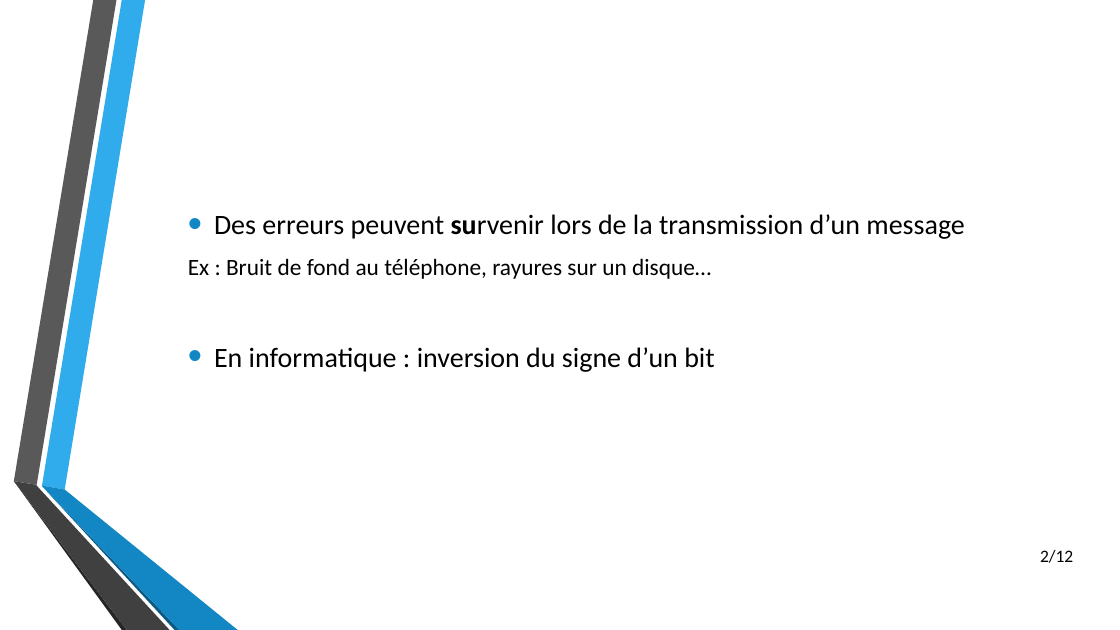
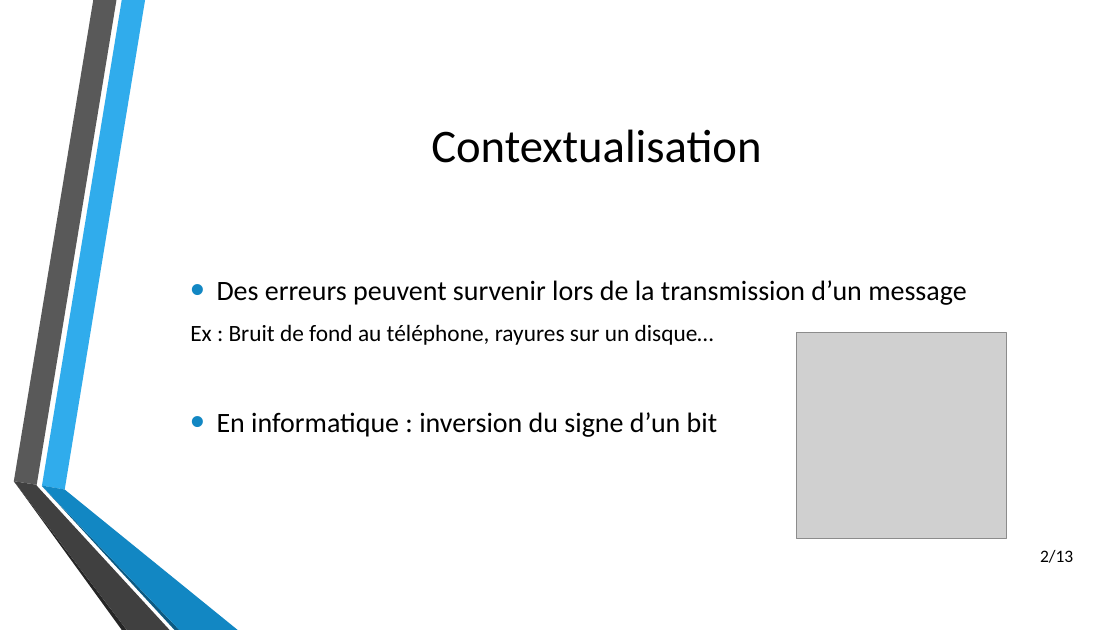
Before and after one commit to Guyoms/PTUT2016, a slide deck: slide 2 of SOUTENANCE/Modélisations Mathématiques.pptx. Drawn at 1120x630 pixels with LibreOffice and Linux fonts; fonts in the diff are those of the drawing; grey boxes stand for pictures; background and template pictures are left out. Boxes give left, top, right and bottom in pixels: in the first picture for what was removed or moved away, otherwise in the second. Text is boxed around its words. In the diff, an @@ line names an element or a change of style, - is before the commit and + after.

```diff
--- a/SOUTENANCE/Modélisations Mathématiques.pptx
+++ b/SOUTENANCE/Modélisations Mathématiques.pptx
@@ title added at [431,129,761,163], 40 pt, text #000000 @@
+Contextualisation
@@ text "Des erreurs peuvent survenir lors ...": place and size @@
-text "Des erreurs peuvent survenir lors ..." at [188,214,964,372]
+text "Des erreurs peuvent survenir lors ..." at [190,280,966,437]
@@ text at [217,280,966,305]: bold off in "survenir" @@
@@ picture added at [797,333,1007,539] @@
@@ page number at [1040,550,1073,563]: text changed @@
-2/12
+2/13
```
Also in this commit, not shown: 6 other slides changed.
